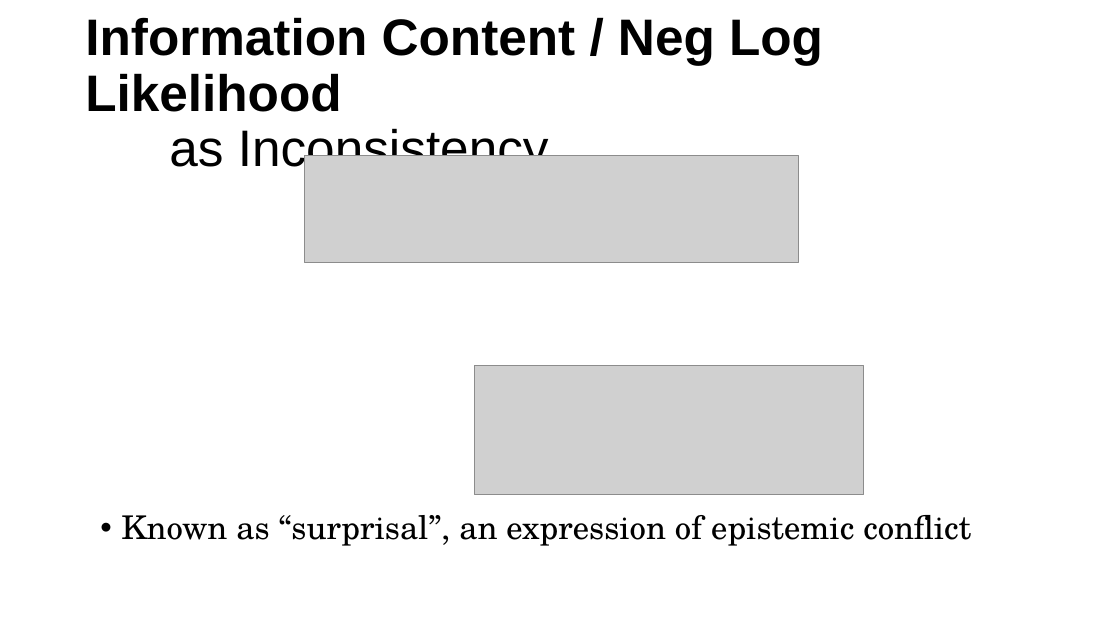
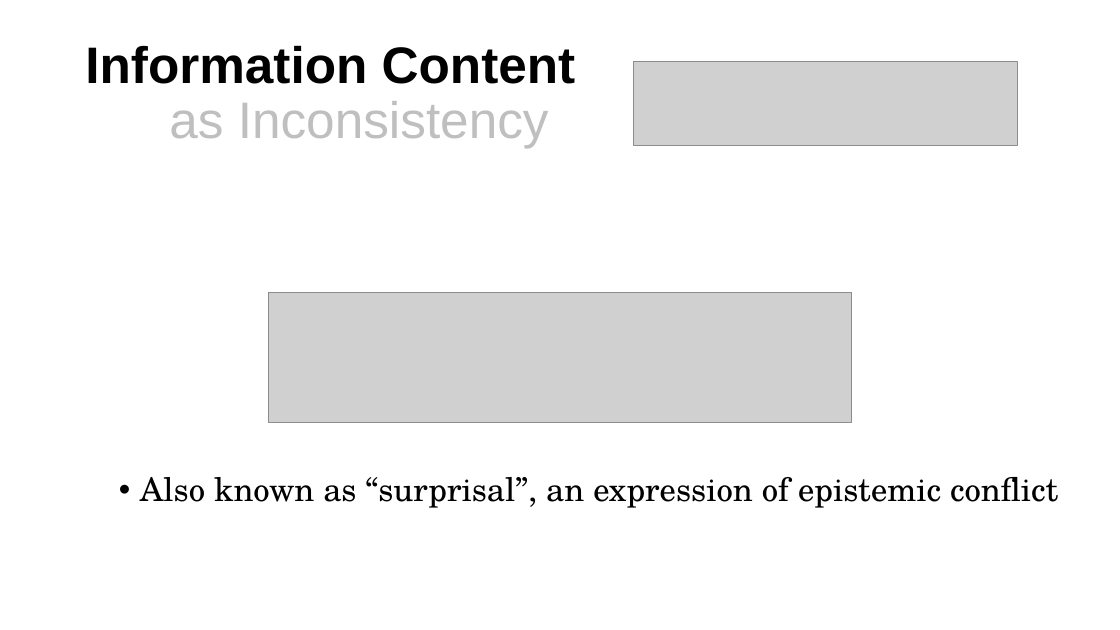
Before and after one commit to orichardson/pdg-expts, a slide deck: slide 7 of present/AISTATS-2022/one-true-loss.pptx (slide 4 before the commit). Drawn at 1120x630 pixels with LibreOffice and Linux fonts; fonts in the diff are those of the drawing; grey boxes stand for pictures. Boxes give left, top, right and bottom in pixels: in the first picture for what was removed or moved away, otherwise in the second. Text is boxed around its words. In the diff, an @@ line names an element or a change of style, - is before the commit and + after.

Commit message:
more slides

```diff
--- a/present/AISTATS-2022/one-true-loss.pptx
+++ b/present/AISTATS-2022/one-true-loss.pptx
@@ title at [85, 45, 576, 148]: text changed @@
-Information Content / Neg Log Likelihood
-as Inconsistency
+Information Content
+as Inconsistency
@@ picture: place and size @@
-picture at [305, 155, 798, 263]
+picture at [634, 61, 1018, 145]
@@ picture: place and size @@
-picture at [475, 365, 864, 495]
+picture at [269, 292, 852, 422]
@@ text at [140, 477, 1058, 508]: text changed @@
-• Known as “surprisal”, an expression of epistemic conflict
+• Also known as “surprisal”, an expression of epistemic conflict
```
Also in this commit, not shown: 3 other slides changed, 19 slides added, 3 slides removed, 2 other files.
